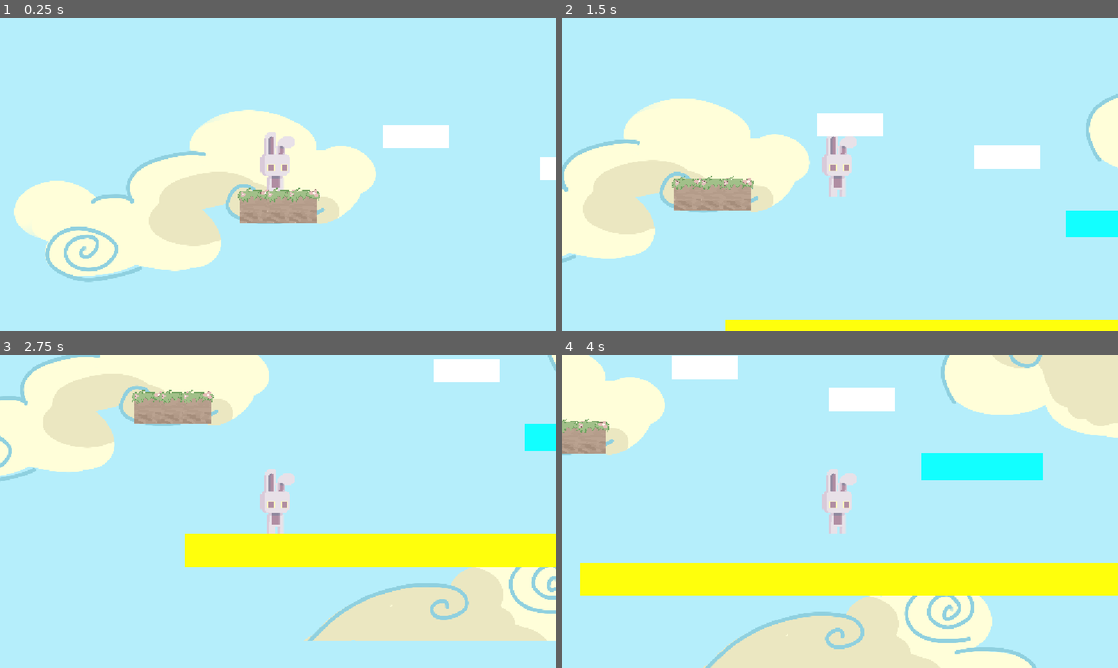
Above: before the commit, frames 1-4 (two rows, left to right).
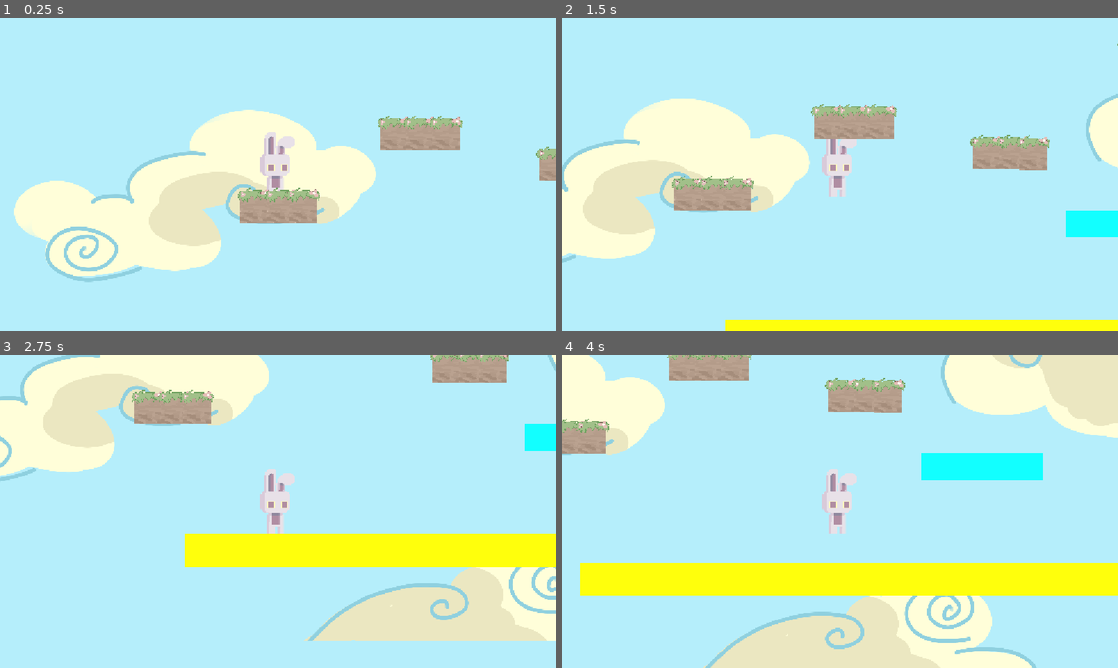
Above: after the commit, the same moments.

Repository: cyberangelina6/bounce-back-gamejam
Game: Godot game, scene res://level1.tscn
Two runs of this game, one before a commit and one after it. Both use one fixed random seed, a clock stepped at 60 frames per second and the inputs below. The project has no main scene, so this scene is started directly.
Inputs:
- Up to frame 1 (0.25 s): no input
- Up to frame 2 (1.5 s): tap Enter at 0.5 s; hold Right (ui_right) from 0.53 s (still down); tap W (jump) at 0.77 s
- Up to frame 3 (2.75 s): tap W (jump) at 1.52 s; release Right (ui_right) at 2.03 s; hold Left (ui_left) from 2.03 s (still down)
- Up to frame 4 (4 s): release Left (ui_left) at 2.78 s; hold Right (ui_right) from 2.78 s (still down); tap W (jump) at 3.02, 3.77 s

The runs differ from the first frame. In frame 1, 1.8% of the frame differs, in the area x 68-100%, y 31-52%; in frame 2, 2.9%, in the area x 44-100%, y 8-49%; in frame 3, 1.2%; in frame 4, 2.6%.

Commit message:
added grass onto blocks

Diff:
--- a/level1.tscn
+++ b/level1.tscn
@@ -11,6 +11,10 @@
 [node name="Node2D" type="Node2D" unique_id=602239401]
 
 [node name="Skybg" type="Sprite2D" parent="." unique_id=333345338]
+position = Vector2(3231, 1154)
+texture = ExtResource("1_v8kj3")
+
+[node name="Skybg2" type="Sprite2D" parent="." unique_id=1859431235]
 position = Vector2(3231, 1154)
 texture = ExtResource("1_v8kj3")
 
@@ -57,3 +61,48 @@
 position = Vector2(174, 501.99997)
 scale = Vector2(0.01576526, 0.0169271)
 texture = ExtResource("7_i2041")
+
+[node name="Dayblock(2)5" type="Sprite2D" parent="." unique_id=359179548]
+position = Vector2(362, 352)
+scale = Vector2(0.01576526, 0.0169271)
+texture = ExtResource("7_i2041")
+
+[node name="Dayblock(2)6" type="Sprite2D" parent="." unique_id=903027449]
+position = Vector2(416, 352)
+scale = Vector2(0.01576526, 0.0169271)
+texture = ExtResource("7_i2041")
+
+[node name="Dayblock(2)7" type="Sprite2D" parent="." unique_id=399295579]
+position = Vector2(470, 352)
+scale = Vector2(0.01576526, 0.0169271)
+texture = ExtResource("7_i2041")
+
+[node name="Dayblock(2)8" type="Sprite2D" parent="." unique_id=533082003]
+position = Vector2(691, 416)
+scale = Vector2(0.01576526, 0.0169271)
+texture = ExtResource("7_i2041")
+
+[node name="Dayblock(2)9" type="Sprite2D" parent="." unique_id=1512590908]
+position = Vector2(746, 416)
+scale = Vector2(0.01576526, 0.0169271)
+texture = ExtResource("7_i2041")
+
+[node name="Dayblock(2)10" type="Sprite2D" parent="." unique_id=225598861]
+position = Vector2(787, 417)
+scale = Vector2(0.01576526, 0.0169271)
+texture = ExtResource("7_i2041")
+
+[node name="Dayblock(2)11" type="Sprite2D" parent="." unique_id=152311072]
+position = Vector2(996, 213)
+scale = Vector2(0.01576526, 0.0169271)
+texture = ExtResource("7_i2041")
+
+[node name="Dayblock(2)12" type="Sprite2D" parent="." unique_id=1265078727]
+position = Vector2(1052, 213)
+scale = Vector2(0.01576526, 0.0169271)
+texture = ExtResource("7_i2041")
+
+[node name="Dayblock(2)13" type="Sprite2D" parent="." unique_id=658542283]
+position = Vector2(1106, 213)
+scale = Vector2(0.01576526, 0.0169271)
+texture = ExtResource("7_i2041")
